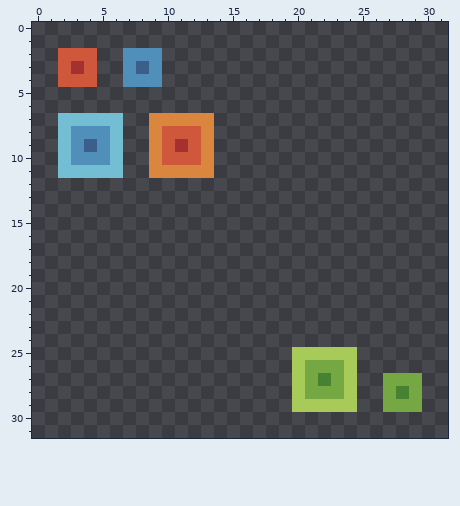
Pixel-art sprite, stored at assets/textures/sprite-atlas.png. Above is the file before it was changed.
The file is 32x16 pixels. The old version is drawn lined up with the new one.
The same view after the edit:
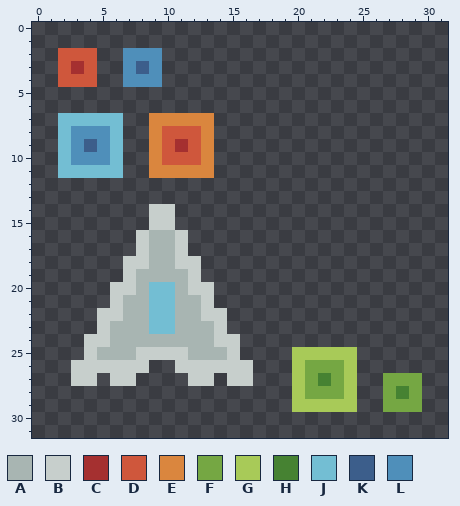
Palette (. is transparent): A #a8b5b2  B #c7cfcc  C #a53030  D #cf573c  E #da863e  F #75a743  G #a8ca58  H #468232  J #73bed3  K #3c5e8b  L #4f8fba
Edits made:
canvas 32x16 -> 32x32; drawings rearranged on the sheet (the old picture shows each at its new place)
Changed rows in their new state; - is an unchanged pixel.
first column x 3:
14 ------BB------
15 ------BB------
16 -----BAAB-----
17 -----BAAB-----
18 ----BBAABB----
19 ----BAAAAB----
20 ---BBAJJABB---
21 ---BAAJJAAB---
22 --BBAAJJAABB--
23 --BAAAJJAAAB--
24 -BBAAAAAAAABB-
25 -BAAABBBBAAAB-
26 BBBBBB--BBBBBB
27 BB-BB----BB-BB
